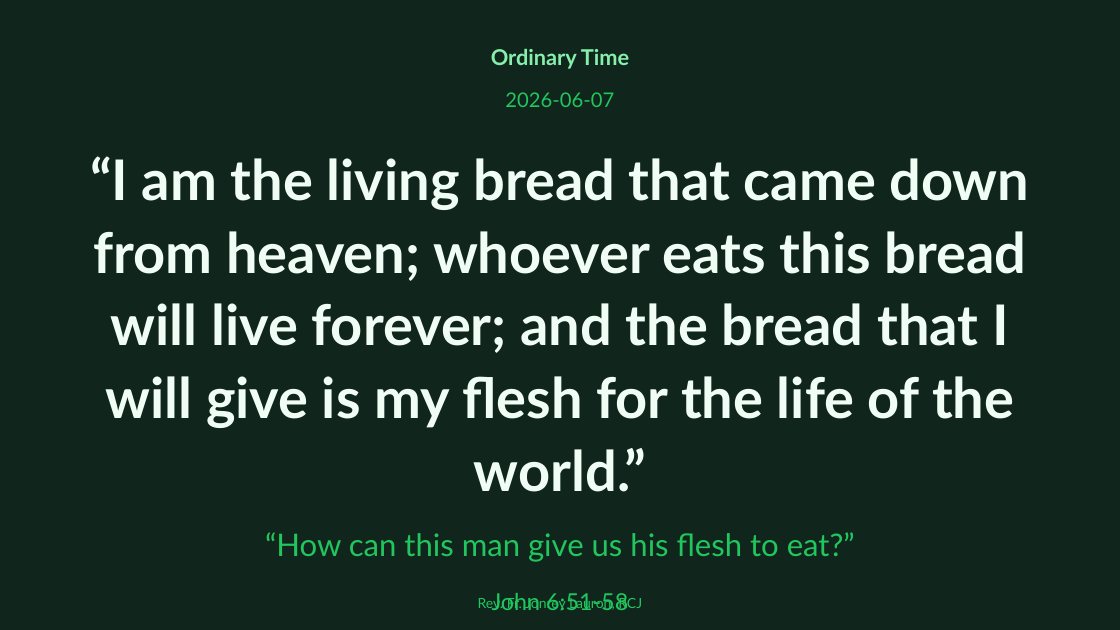
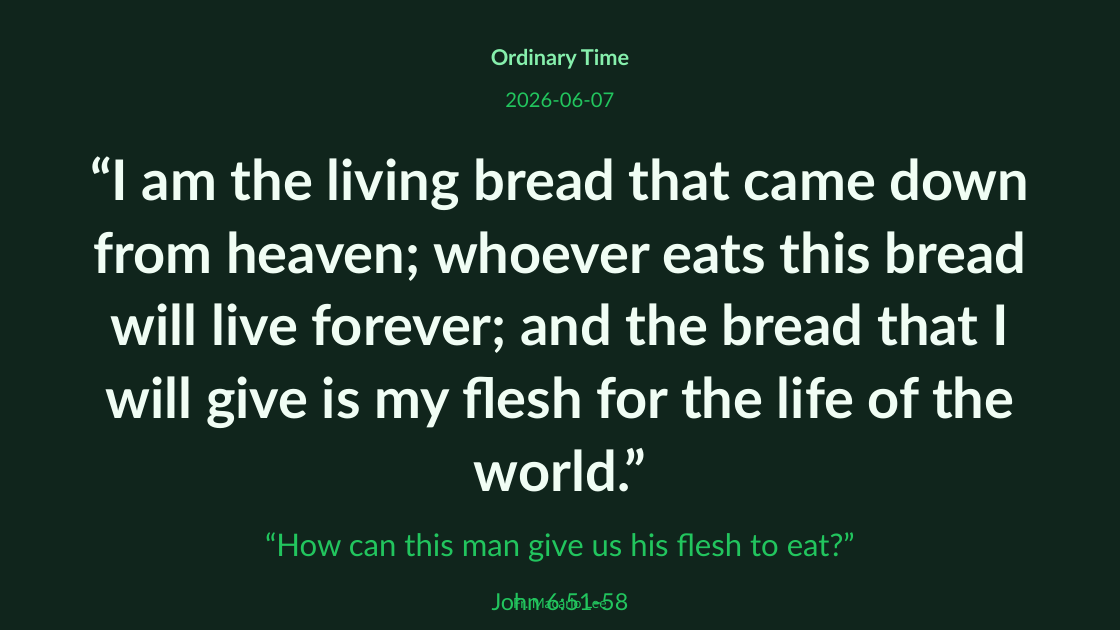
Before and after one commit to divinogabriel9/verbum, a slide deck: slide 2 of outputs/GFCC7Jun2026_OrdinaryTime.pptx. Drawn at 1120x630 pixels with LibreOffice and Linux fonts; fonts in the diff are those of the drawing. Boxes give left, top, right and bottom in pixels: in the first picture for what was removed or moved away, otherwise in the second. Text is boxed around its words. In the diff, an @@ line names an element or a change of style, - is before the commit and + after.

```diff
--- a/outputs/GFCC7Jun2026_OrdinaryTime.pptx
+++ b/outputs/GFCC7Jun2026_OrdinaryTime.pptx
@@ text at <box>513,595,606,610</box>: text changed @@
-Rev. Fr. Jonrey Lauron, RCJ
+Fr. Macario Lee
```
Also in this commit, not shown: 8 slides added, 8 slides removed, 4 other files.
